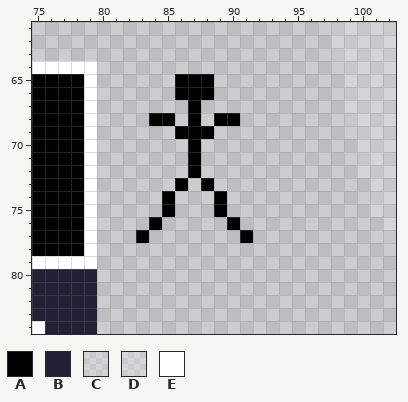
Two versions of one pixel-art file, res/atlas/tiles.aseprite. Above: the version before the commit.
256x256 pixels, 1 frame. Pixels under 10% opacity are left out. Colours within 5 levels of each other are drawn and written as one. Shown: x 75..102, y 61..84.
Visible layers, top first: "Layer 1", "tiles".
Palette (. is transparent): A #000000  B #222034  C #ffffff27  D #ffffff37  E #ffffff
Pixels before, first column x 75:
61 .......................CCCCD
62 .......................CCCCD
63 .......................CCCCD
64 EEEEE...................CCCC
65 AAAAE......AAA..........CCCC
66 AAAAE......AAA..........CCCC
67 AAAAE.......A...........CCCC
68 AAAAE....AA.A.AA........CCCC
69 AAAAE......AAA...........CCC
70 AAAAE.......A............CCC
71 AAAAE.......A............CCC
72 AAAAE.......A............CCC
73 AAAAE......A.A............CC
74 AAAAE.....A...A...........CC
75 AAAAE.....A...A...........CC
76 AAAAE....A.....A...........C
77 AAAAE...A.......A..........C
78 AAAAE.......................
79 EEEEE.......................
80 BBBBB.......................
81 BBBBB.......................
82 BBBBB.......................
83 BBBBB.......................
84 EBBBB.......................
Now the later version:
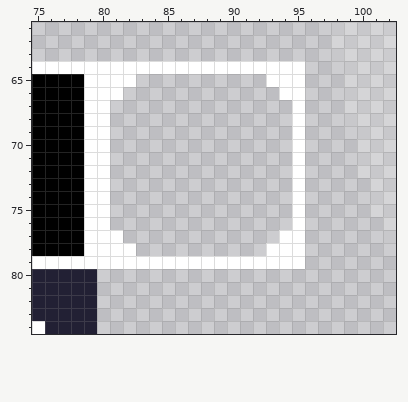
Edits made:
Changed rows in their new state; - is an unchanged pixel.
Layer "tiles":
first column x 80:
64 EEEEEEEEEEEEEEEE
65 EEE---...----EEE
66 EE----...-----EE
67 E------.-------E
68 E---..-.-..----E
69 E-----...------E
70 E------.-------E
71 E------.-------E
72 E------.-------E
73 E-----.-.------E
74 E----.---.-----E
75 E----.---.-----E
76 E---.-----.----E
77 EE-.-------.--EE
78 EEE----------EEE
79 EEEEEEEEEEEEEEEE
Changed places in both pictures, as pixel boxes (x1, y1, x2, y2):
changed: (97, 61, 305, 269)
